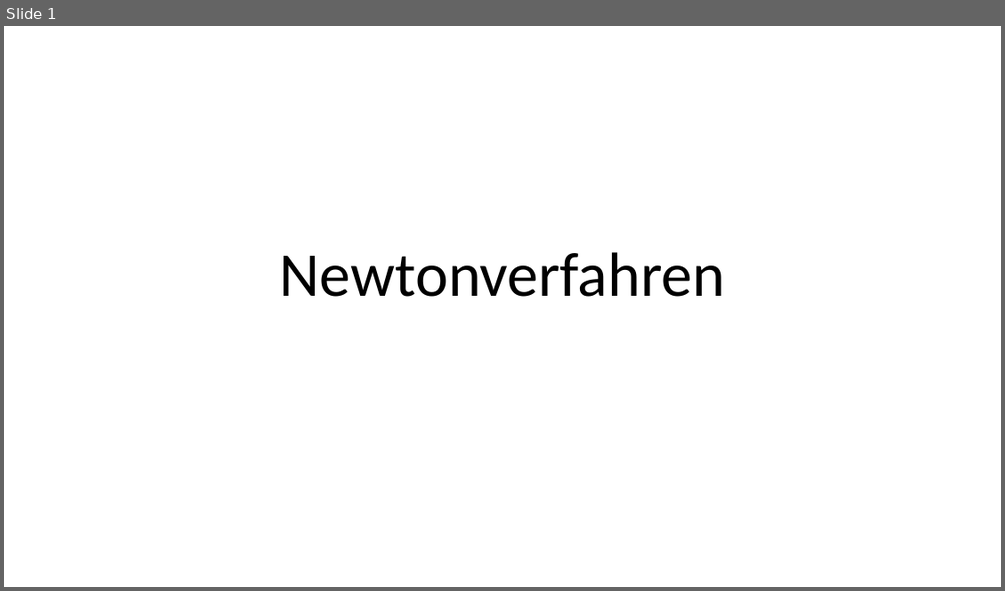
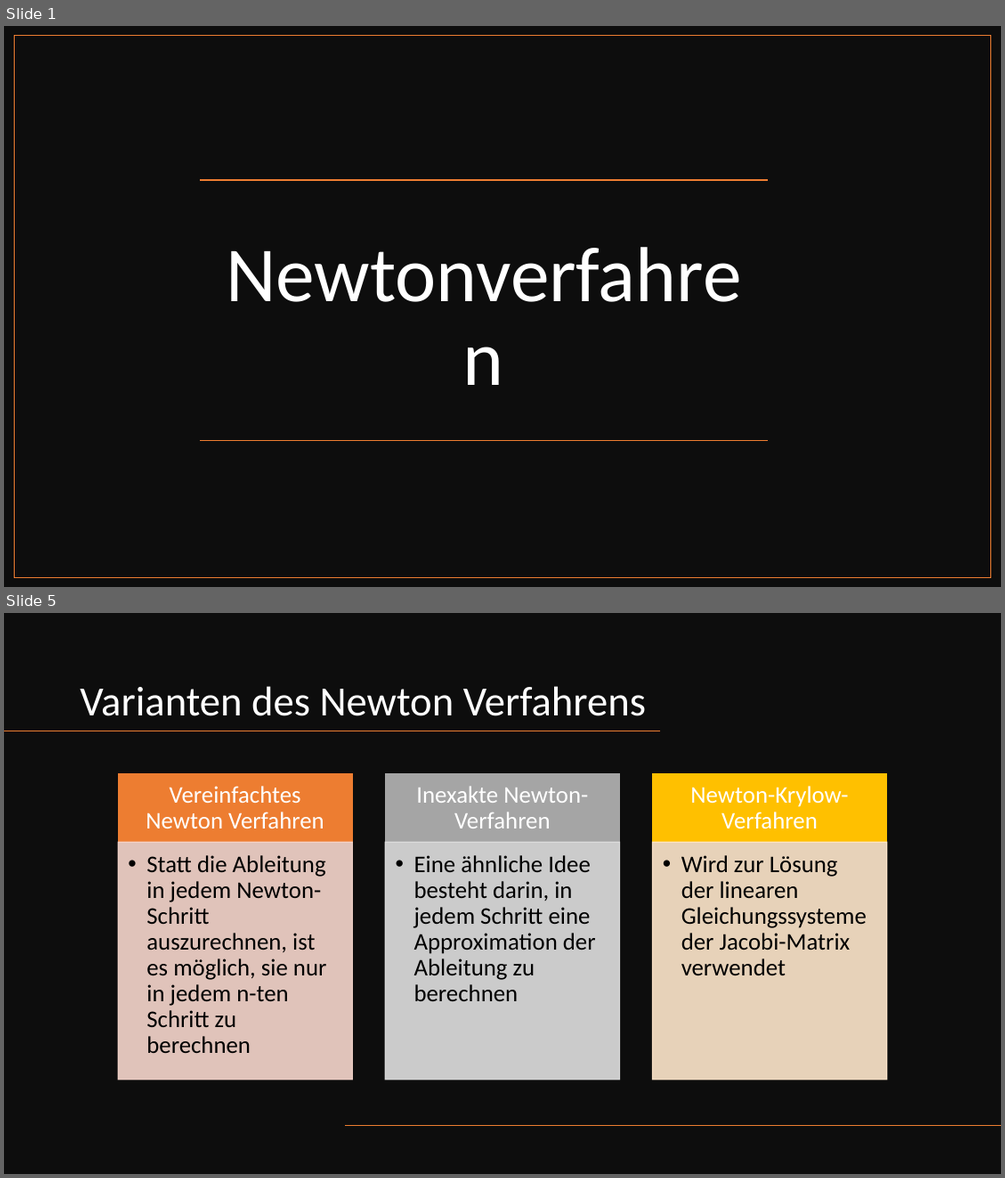
Before and after one commit to asuljkanovic18/AUD-Verhaltensdiagramme, a slide deck: Nummerik und Logik/Newtonverfahren/Newtonverfahren.pptx. Shown one above the other, each under a label of ours: slide 1 before the commit, slides 1 and 5 after it; the slides between them are not shown. The pictures are 1005x591 and 1005x1178 pixels, drawn with LibreOffice and Linux fonts; fonts in the diff are those of the drawing. Boxes give left, top, right and bottom in pixels: in the first picture for what was removed or moved away, otherwise in the second. Text is boxed around its words. In the diff, an @@ line names an element or a change of style, - is before the commit and + after.

```diff
--- a/Nummerik und Logik/Newtonverfahren/Newtonverfahren.pptx
+++ b/Nummerik und Logik/Newtonverfahren/Newtonverfahren.pptx
@@ slide 5 added at [4, 613, 1001, 1174], background #FFFFFF @@
@@ rectangle added at [4, 613, 1001, 1174], fill #0D0D0D @@
@@ title added at [80, 686, 646, 716], 40 pt, text #FFFFFF @@
+Varianten des Newton Verfahrens
@@ line added from (661, 731) to (4, 731), #ED7D31 1 pt @@
@@ group added at [119, 774, 886, 1079]: 6 rectangles, 6 texts @@
+Vereinfachtes Newton Verfahren
+  • Statt die Ableitung in jedem Newton-Schritt auszurechnen, ist es möglich, sie nur in jedem n-ten Schritt zu berechnen
+Inexakte Newton-Verfahren
+  • Eine ähnliche Idee besteht darin, in jedem Schritt eine Approximation der Ableitung zu berechnen
+Newton-Krylow-Verfahren
+  • Wird zur Lösung der linearen Gleichungssysteme der Jacobi-Matrix verwendet
@@ line added from (1001, 1126) to (344, 1126), #ED7D31 1 pt @@
@@ slide 1 changed as well @@
@@ rectangle added at [4, 26, 1001, 587], fill #0D0D0D @@
@@ rectangle added at [15, 36, 991, 578], outline #ED7D31 1 pt @@
@@ line added from (768, 180) to (200, 180), #ED7D31 1 pt @@
@@ title "Newtonverfahren": place and size @@
-title "Newtonverfahren" at [280, 252, 725, 297]
+title "Newtonverfahren" at [200, 196, 768, 440]
@@ title "Newtonverfahren" at [200, 196, 768, 440]: size 60 to 75 pt, text colour #000000 to #FFFFFF; vertical alignment bottom to middle @@
@@ line added from (768, 440) to (200, 440), #ED7D31 1 pt @@
```
Also in this commit, not shown: 1 other slide changed, 4 other slides added.
